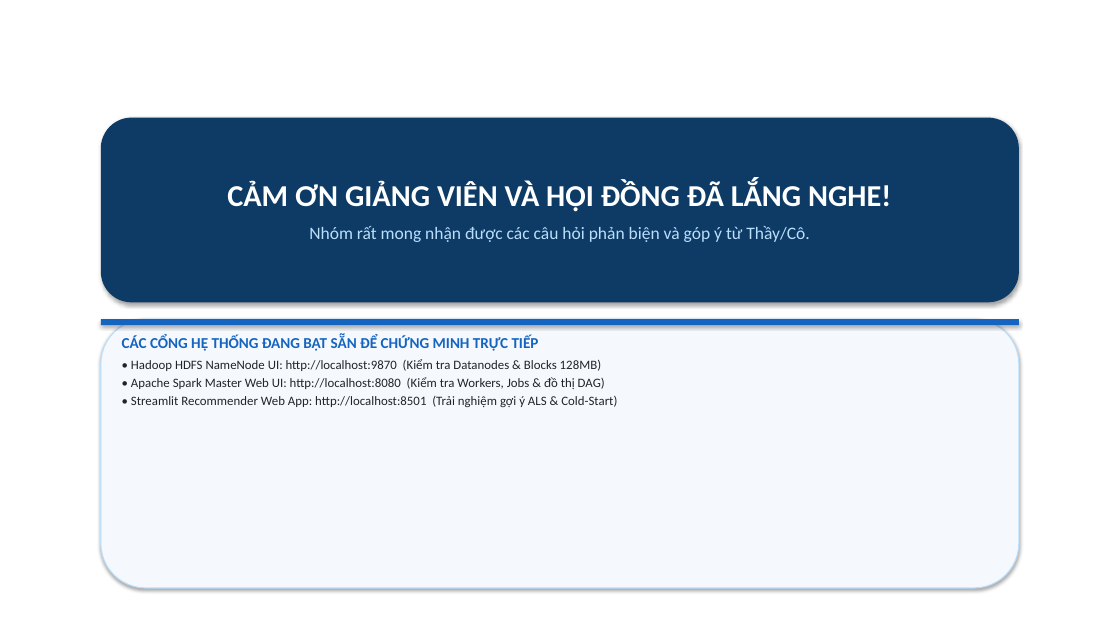
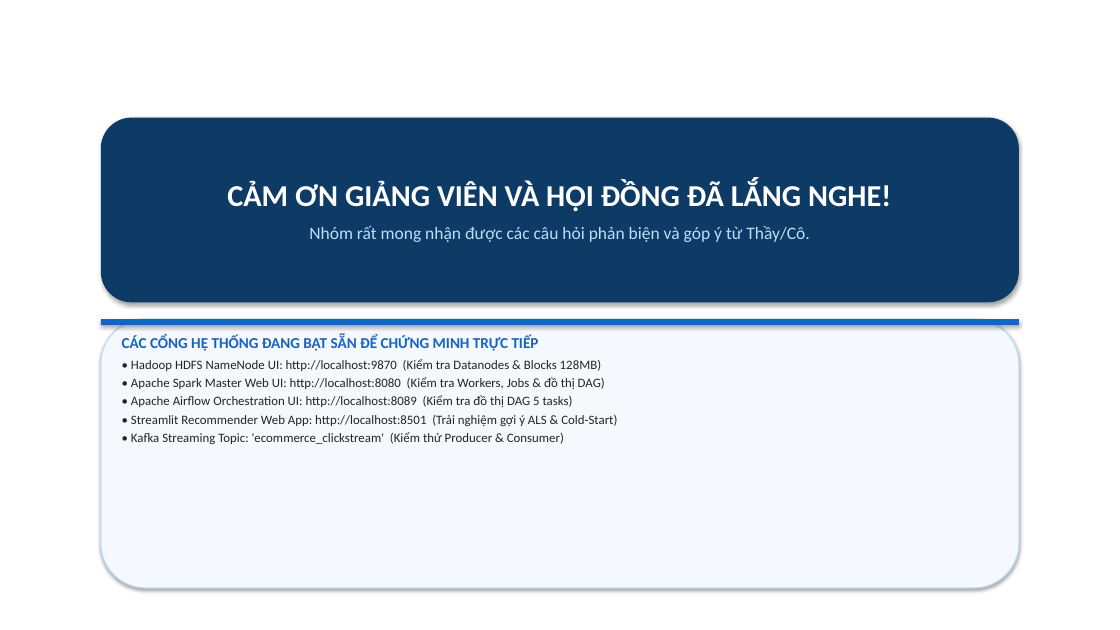
Before and after one commit to trng1006/Product_Recommender, a slide deck: slide 15 of Bao_Cao_BigData_HUIT_15Slides.pptx. Drawn at 1120x630 pixels with LibreOffice and Linux fonts; fonts in the diff are those of the drawing; background and template pictures are left out. Boxes give left, top, right and bottom in pixels: in the first picture for what was removed or moved away, otherwise in the second. Text is boxed around its words. In the diff, an @@ line names an element or a change of style, - is before the commit and + after.

Commit message:
docs: cập nhật thông tin thành viên, kiến trúc Airflow và Kafka trên slide thuyết trình

```diff
--- a/Bao_Cao_BigData_HUIT_15Slides.pptx
+++ b/Bao_Cao_BigData_HUIT_15Slides.pptx
@@ text at <box>131,395,573,407</box>: paragraph added @@
+• Apache Airflow Orchestration UI: http://localhost:8089 (Kiểm tra đồ thị DAG 5 tasks)
@@ text at <box>131,432,564,444</box>: paragraph added @@
+• Kafka Streaming Topic: 'ecommerce_clickstream' (Kiểm thử Producer & Consumer)
```
Also in this commit, not shown: 3 other slides changed, 1 other file.
